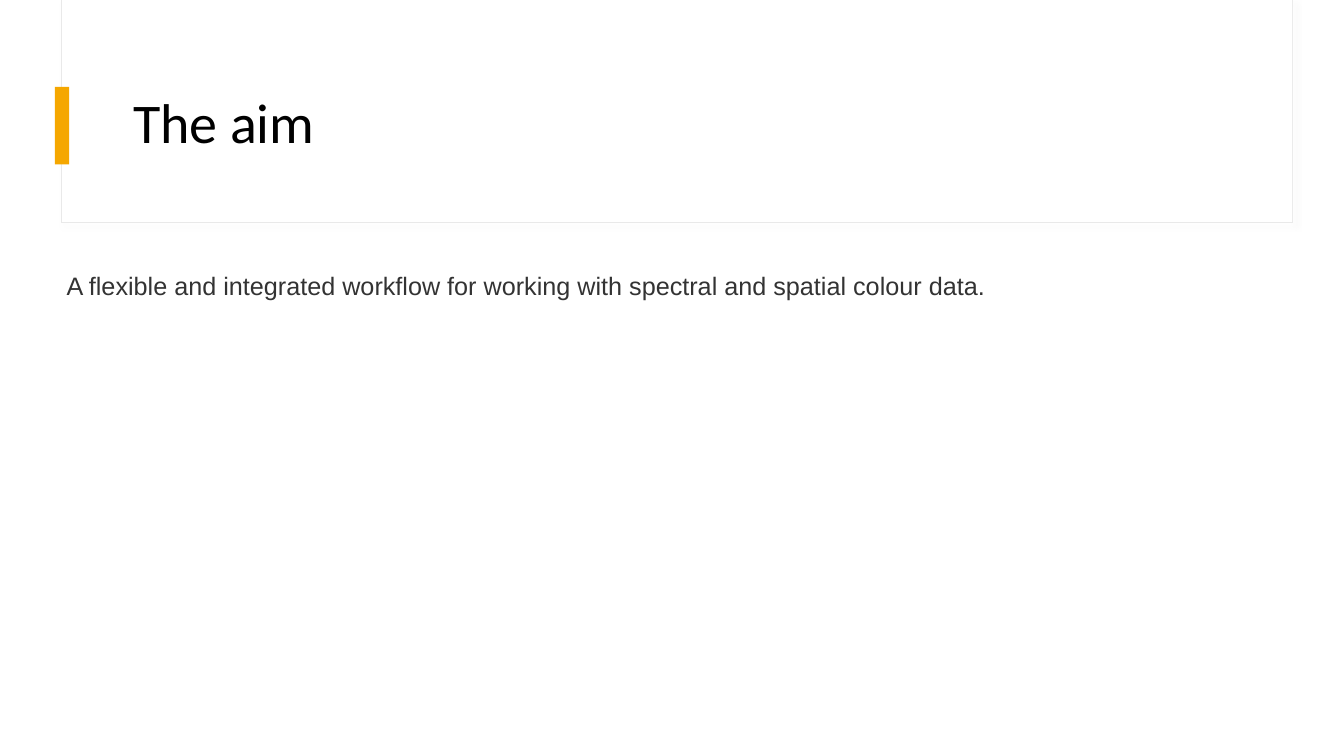
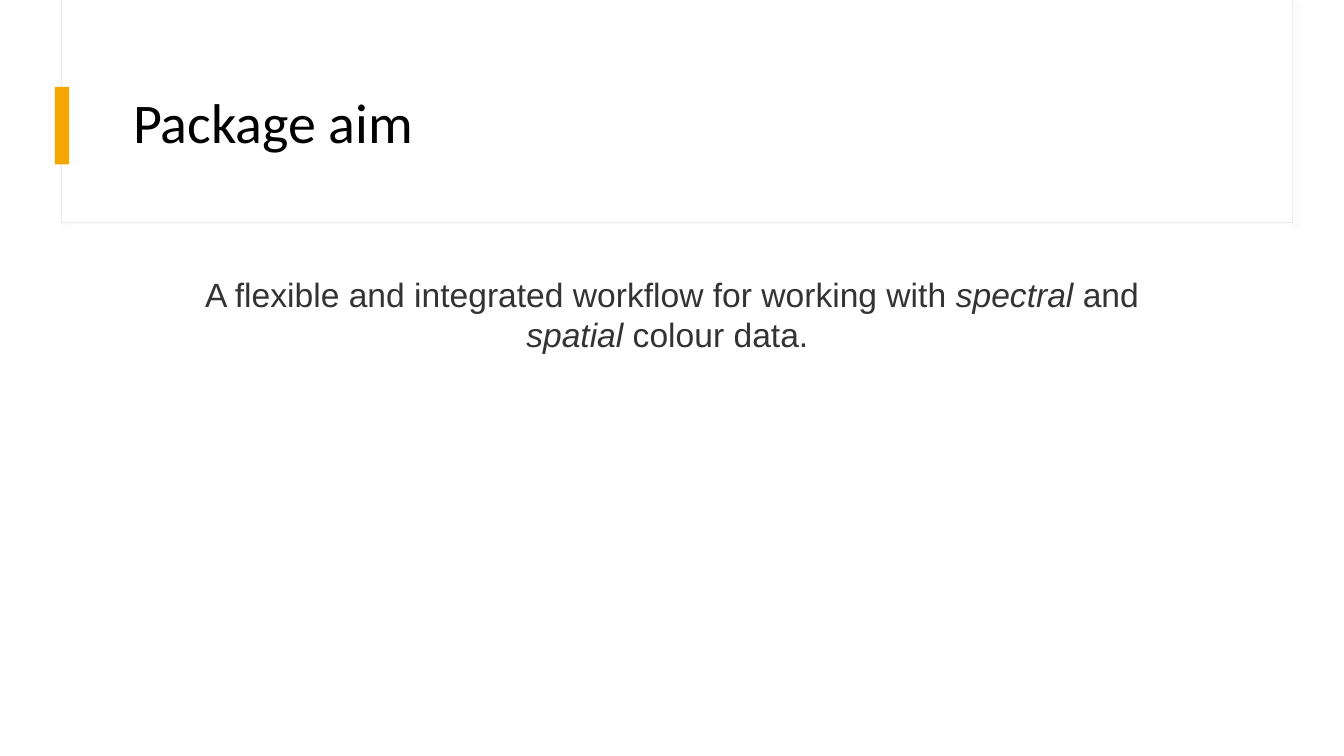
Before and after one commit to thomased/pavo_workshop, a slide deck: slide 2 of slides/intro_pavo.pptx. Drawn at 1344x756 pixels with LibreOffice and Linux fonts; fonts in the diff are those of the drawing. Boxes give left, top, right and bottom in pixels: in the first picture for what was removed or moved away, otherwise in the second. Text is boxed around its words. In the diff, an @@ line names an element or a change of style, - is before the commit and + after.

```diff
--- a/slides/intro_pavo.pptx
+++ b/slides/intro_pavo.pptx
@@ title at <box>133,104,413,153</box>: text changed @@
-The aim
+Package aim
@@ text "A flexible and integrated workflow ...": place and size @@
-text "A flexible and integrated workflow ..." at <box>67,276,985,301</box>
+text "A flexible and integrated workflow ..." at <box>205,282,1139,354</box>
@@ text "A flexible and integrated workflow ..." at <box>205,282,1139,354</box>: size 18 to 24 pt; italic on in "spectral spatial"; alignment left to centre @@
```
Also in this commit, not shown: 5 other slides changed, 7 slides added, 2 slides removed, 2 other files.
